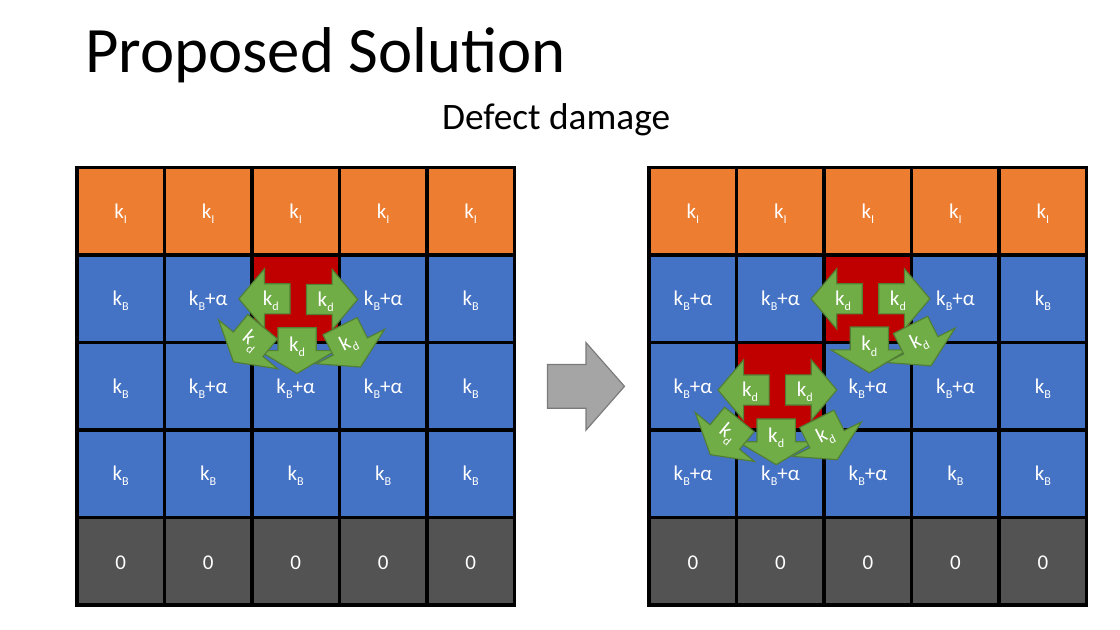
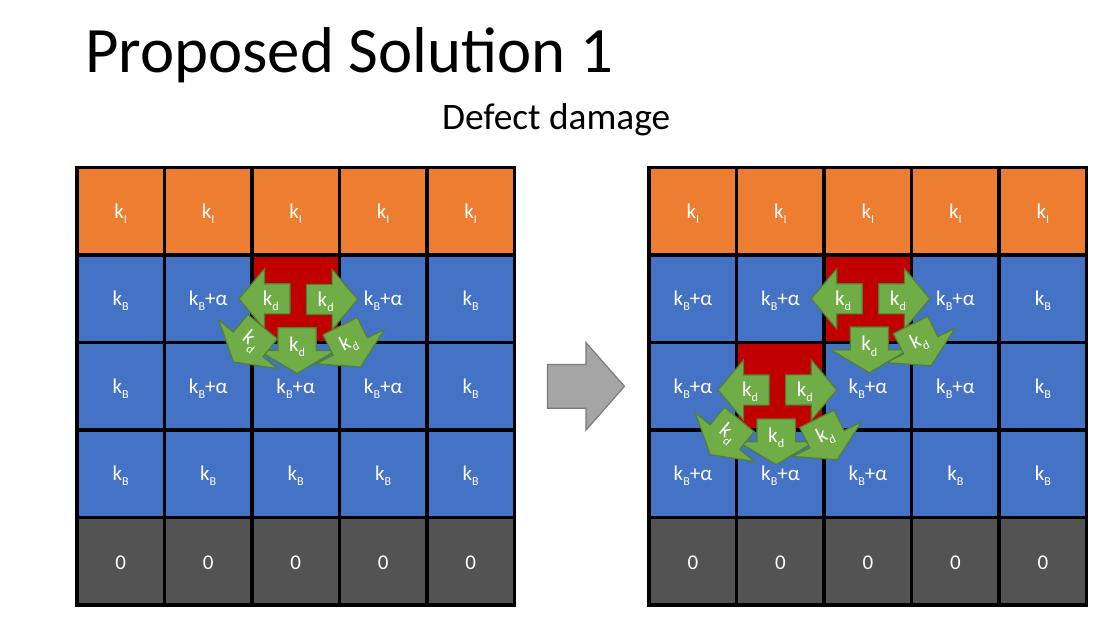
Before and after one commit to ChrisLiutx/Monte-Carlos-MgO-TDDB, a slide deck: slide 33 of Notes.pptx (slide 23 before the commit). Drawn at 1120x630 pixels with LibreOffice and Linux fonts; fonts in the diff are those of the drawing. Boxes give left, top, right and bottom in pixels: in the first picture for what was removed or moved away, otherwise in the second. Text is boxed around its words. In the diff, an @@ line names an element or a change of style, - is before the commit and + after.

```diff
--- a/Notes.pptx
+++ b/Notes.pptx
@@ text at <box>85,27,613,83</box>: text changed @@
-Proposed Solution
+Proposed Solution 1
```
Also in this commit, not shown: 3 other slides changed, 12 slides added, 1 slide removed, 4 other files.
